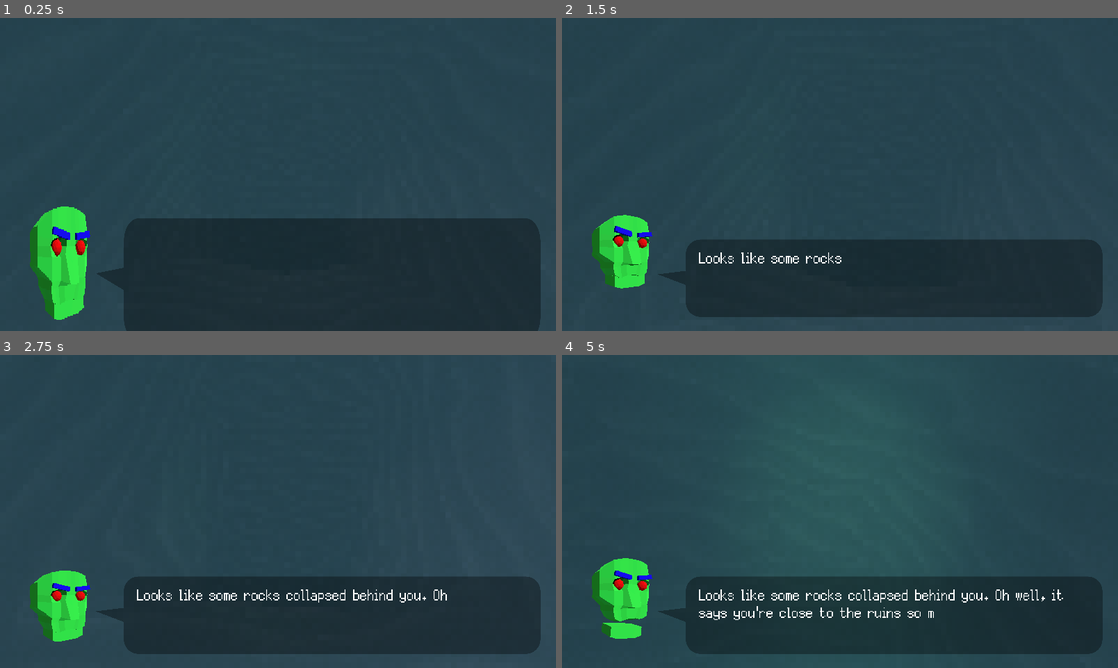
Above: before the commit, frames 1-4 (two rows, left to right).
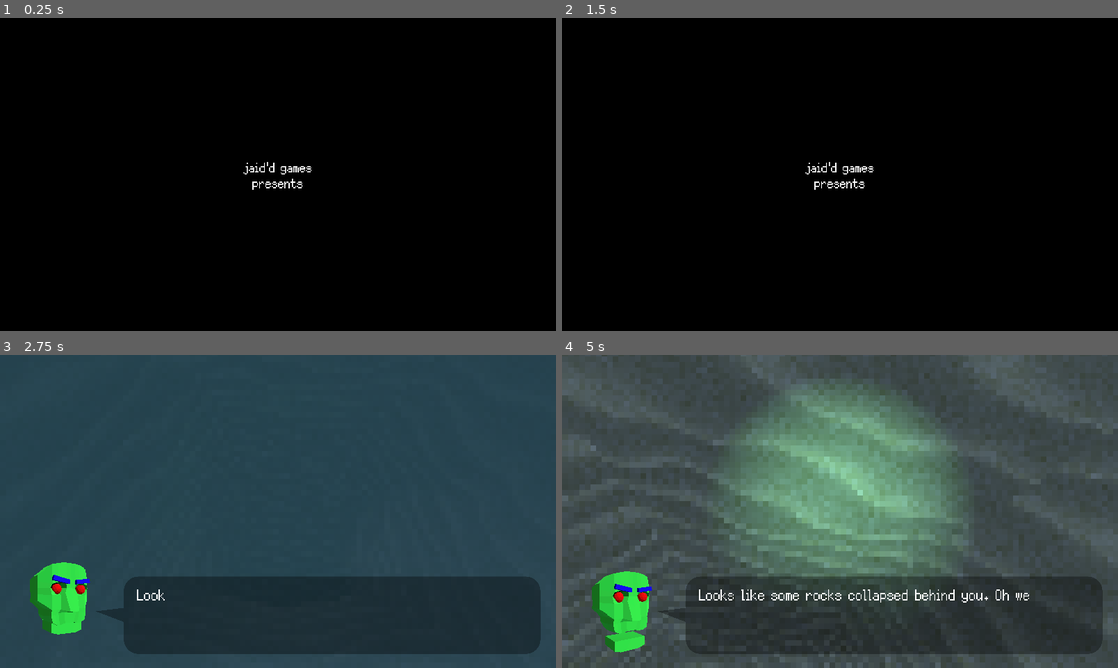
Above: after the commit, the same moments.

Repository: tehdi/demersal
Game: Godot game, scene res://UI/TitleScreen/TitleScreen.tscn
Same seed, same stepped clock (60 frames per second), same inputs: the game is played once before the commit and once after it. Before the commit the project starts from res://Levels/baseScene.tscn.
Inputs (mouse positions are in pixels of both pictures, inside the frame that each line leads up to):
- Up to frame 1 (0.25 s): no input
- Up to frame 2 (1.5 s): tap Enter at 0.5 s; move the mouse to (867, 174) at 0.52 s; hold W (move_forward) from 0.53 s (still down); tap E (interact) at 0.6 s; tap Space (move_jump) at 0.77 s; move the mouse to (812, 174) at 1.27 s; tap Shift (move_sprint) at 1.35 s
- Up to frame 3 (2.75 s): tap Space (move_jump) at 1.52 s; release W (move_forward) at 2 s; click (283, 599) at 2 s, where only the run after the commit has a clickable "PLAY"
- Up to frame 4 (5 s): move the mouse to (851, 505) at 2.77 s; hold W (move_forward) 2.78-3.5 s; tap Tab (tab) at 2.85 s; drag from (812, 574) to (673, 464) at 3.52 s; move the mouse to (878, 514) at 4.27 s; hold W (move_forward) from 4.28 s (still down); hold Shift (move_sprint) from 4.28 s (still down); tap Space (move_jump) at 4.52 s

The runs differ from the first frame. In frame 1, 100% of the frame differs, in the area x 0-100%, y 0-100%; in frame 2, 100%; in frame 3, 1.5%; in frame 4, 62%.

Commit message:
Title screen

Diff:
--- /dev/null
+++ b/UI/TitleScreen/PlayButton.gd
@@ -0,0 +1,20 @@
+extends Button
+
+
+# Declare member variables here. Examples:
+# var a = 2
+# var b = "text"
+
+
+# Called when the node enters the scene tree for the first time.
+func _ready():
+	pass # Replace with function body.
+
+
+# Called every frame. 'delta' is the elapsed time since the previous frame.
+#func _process(delta):
+#	pass
+
+
+func _on_Button_pressed():
+	get_root().change_scene("res://Levels/baseScene.tscn")
--- /dev/null
+++ b/UI/TitleScreen/TitleScreen.gd
@@ -0,0 +1,21 @@
+extends Control
+
+
+# Declare member variables here. Examples:
+# var a = 2
+# var b = "text"
+
+
+# Called when the node enters the scene tree for the first time.
+func _ready():
+	pass # Replace with function body.
+
+
+# Called every frame. 'delta' is the elapsed time since the previous frame.
+#func _process(delta):
+#	pass
+
+
+
+func _on_Button_pressed():
+	get_tree().change_scene("res://Levels/baseScene.tscn")
--- /dev/null
+++ b/UI/TitleScreen/TitleScreen.tscn
@@ -0,0 +1,86 @@
+[gd_scene load_steps=6 format=2]
+
+[ext_resource path="res://UI/Font/Silver.ttf" type="DynamicFontData" id=1]
+[ext_resource path="res://UI/TitleScreen/TitleScreen.gd" type="Script" id=3]
+
+[sub_resource type="DynamicFont" id=1]
+size = 160
+font_data = ExtResource( 1 )
+
+[sub_resource type="DynamicFont" id=2]
+size = 80
+font_data = ExtResource( 1 )
+
+[sub_resource type="Animation" id=3]
+resource_name = "TitleAnimation"
+length = 2.0
+tracks/0/type = "value"
+tracks/0/path = NodePath("ButtonsLayer:visible")
+tracks/0/interp = 1
+tracks/0/loop_wrap = true
+tracks/0/imported = false
+tracks/0/enabled = true
+tracks/0/keys = {
+"times": PoolRealArray( 0.1, 1.6 ),
+"transitions": PoolRealArray( 1, 1 ),
+"update": 1,
+"values": [ false, true ]
+}
+
+[node name="TitleScreen" type="Control"]
+anchor_right = 1.0
+anchor_bottom = 1.0
+script = ExtResource( 3 )
+
+[node name="PresentsLayer" type="CanvasLayer" parent="."]
+
+[node name="ColorRect" type="ColorRect" parent="PresentsLayer"]
+anchor_right = 1.0
+anchor_bottom = 1.0
+color = Color( 0, 0, 0, 1 )
+
+[node name="Label" type="Label" parent="PresentsLayer/ColorRect"]
+anchor_left = 0.5
+anchor_top = 0.5
+anchor_right = 0.5
+anchor_bottom = 0.5
+margin_left = -119.0
+margin_top = -52.5
+margin_right = 119.0
+margin_bottom = 52.5
+text = "jaid'd games
+presents"
+align = 1
+valign = 1
+
+[node name="ButtonsLayer" type="CanvasLayer" parent="."]
+visible = false
+
+[node name="ColorRect" type="ColorRect" parent="ButtonsLayer"]
+anchor_right = 1.0
+anchor_bottom = 1.0
+color = Color( 0, 0, 0, 1 )
+
+[node name="Label" type="Label" parent="ButtonsLayer/ColorRect"]
+margin_right = 40.0
+margin_bottom = 51.0
+custom_fonts/font = SubResource( 1 )
+text = "THE DEMERSAL"
+
+[node name="Button" type="Button" parent="ButtonsLayer/ColorRect"]
+anchor_left = 0.5
+anchor_top = 1.0
+anchor_right = 0.5
+anchor_bottom = 1.0
+margin_left = -169.0
+margin_top = -307.0
+margin_right = 194.0
+margin_bottom = -173.0
+custom_fonts/font = SubResource( 2 )
+text = "PLAY"
+
+[node name="AnimationPlayer" type="AnimationPlayer" parent="."]
+autoplay = "TitleAnimation"
+anims/TitleAnimation = SubResource( 3 )
+
+[connection signal="pressed" from="ButtonsLayer/ColorRect/Button" to="." method="_on_Button_pressed"]
--- a/project.godot
+++ b/project.godot
@@ -11,7 +11,7 @@
 [application]
 
 config/name="Demersal"
-run/main_scene="res://Levels/baseScene.tscn"
+run/main_scene="res://UI/TitleScreen/TitleScreen.tscn"
 config/icon="res://icon.png"
 
 [autoload]
